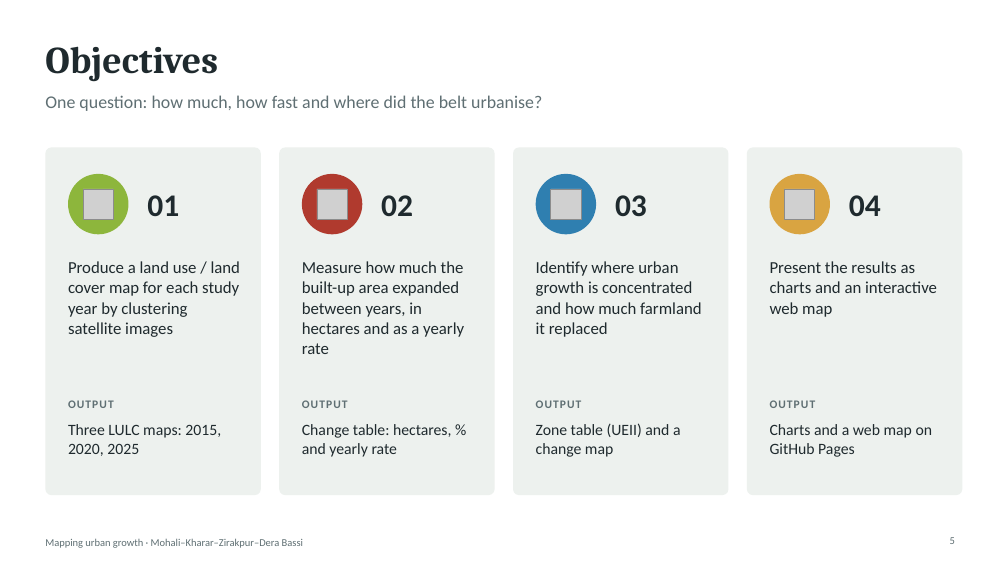
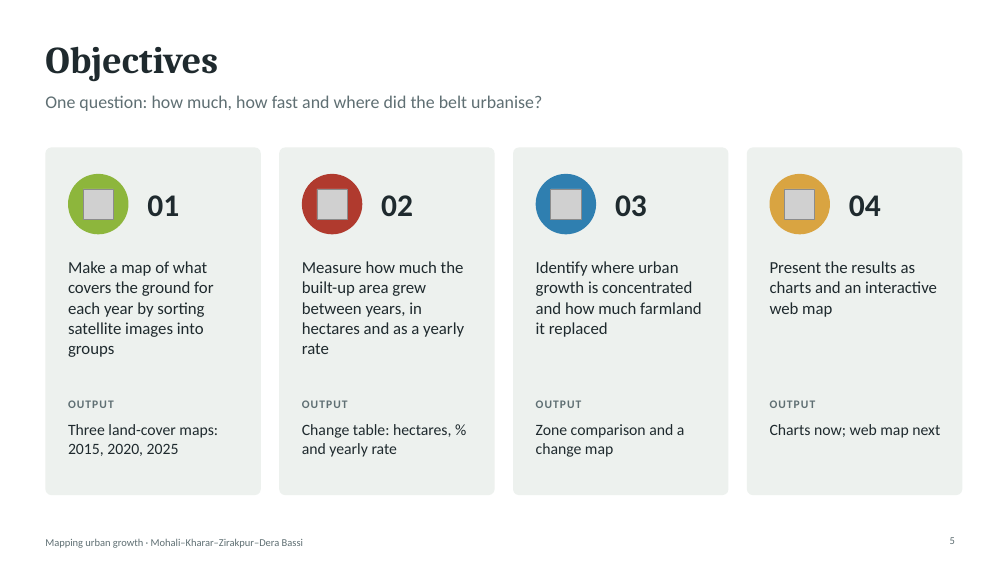
Before and after one commit to SharmaAbhimanyueco/Supriyaaanya, a slide deck: slide 5 of slides/Urban_Growth_Mohali_slides.pptx. Drawn at 1008x567 pixels with LibreOffice and Linux fonts; fonts in the diff are those of the drawing; grey boxes stand for pictures. Boxes give left, top, right and bottom in pixels: in the first picture for what was removed or moved away, otherwise in the second. Text is boxed around its words. In the diff, an @@ line names an element or a change of style, - is before the commit and + after.

```diff
--- a/slides/Urban_Growth_Mohali_slides.pptx
+++ b/slides/Urban_Growth_Mohali_slides.pptx
@@ text at [68,261,213,357]: text changed @@
-Produce a land use / land cover map for each study year by clustering satellite images
+Make a map of what covers the ground for each year by sorting satellite images into groups
@@ text at [302,261,464,354]: text changed @@
-Measure how much the built-up area expanded between years, in hectares and as a yearly rate
+Measure how much the built-up area grew between years, in hectares and as a yearly rate
@@ text at [68,424,218,456]: text changed @@
-Three LULC maps: 2015, 2020, 2025
+Three land-cover maps: 2015, 2020, 2025
@@ text at [536,424,685,457]: text changed @@
-Zone table (UEII) and a change map
+Zone comparison and a change map
@@ text at [770,424,940,438]: text changed @@
-Charts and a web map on GitHub Pages
+Charts now; web map next
```
Also in this commit, not shown: 13 other slides changed, 8 slides added, 1 slide removed, 37 other files.
